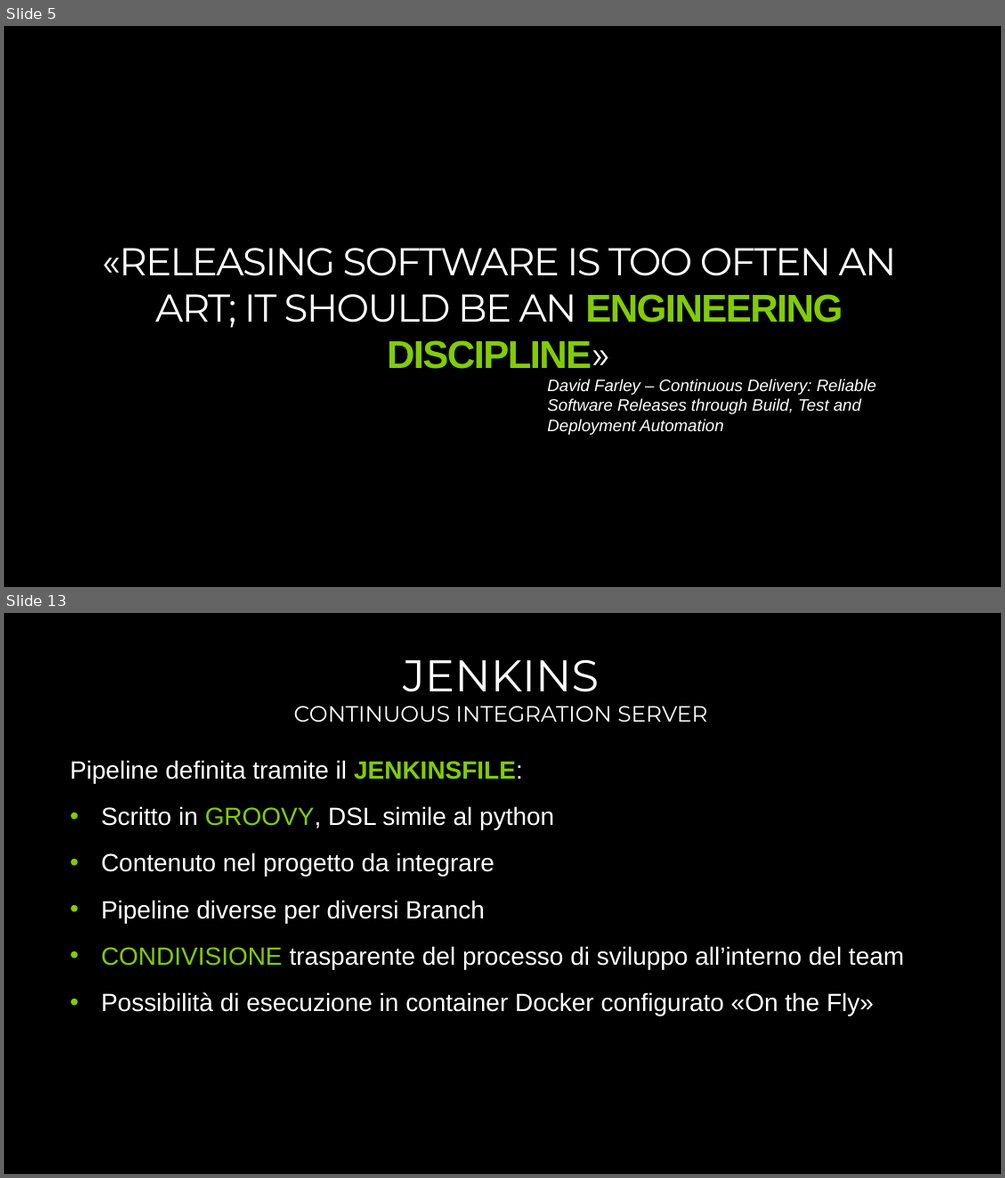
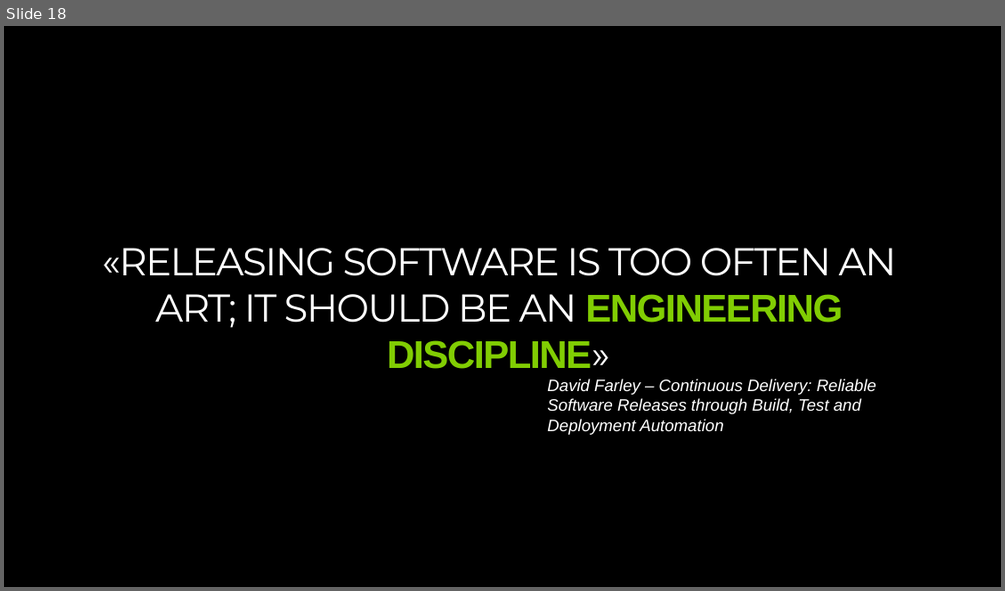
Before and after one commit to endless-upgrade/DevOpsHours, a slide deck: DEVOPS-3-TODO.pptx. Shown one above the other, each under a label of ours: slides 5 and 13 before the commit, slide 18 after it; the slides between them are not shown. The pictures are 1005x1178 and 1005x591 pixels, drawn with LibreOffice and Linux fonts; fonts in the diff are those of the drawing; background and template pictures are left out. Boxes give left, top, right and bottom in pixels: in the first picture for what was removed or moved away, otherwise in the second. Text is boxed around its words. In the diff, an @@ line names an element or a change of style, - is before the commit and + after.

```diff
--- a/DEVOPS-3-TODO.pptx
+++ b/DEVOPS-3-TODO.pptx
@@ slide 13 removed at box(4, 613, 1001, 1174), background #000000 @@
@@ title removed at box(403, 660, 599, 692) @@
-JENKINS
@@ subtitle removed at box(294, 706, 707, 722) @@
-CONTINUOUS INTEGRATION SERVER
@@ text removed at box(70, 760, 904, 1015) @@
-Pipeline definita tramite il JENKINSFILE:
-• Scritto in GROOVY, DSL simile al python
-• Contenuto nel progetto da integrare
-• Pipeline diverse per diversi Branch
-• CONDIVISIONE trasparente del processo di sviluppo all’interno del team
-• Possibilità di esecuzione in container Docker configurato «On the Fly»
@@ what was slide 5 is now slide 18 @@
```
Also in this commit, not shown: 2 slides changed, 15 slides added, 13 other slides removed.
